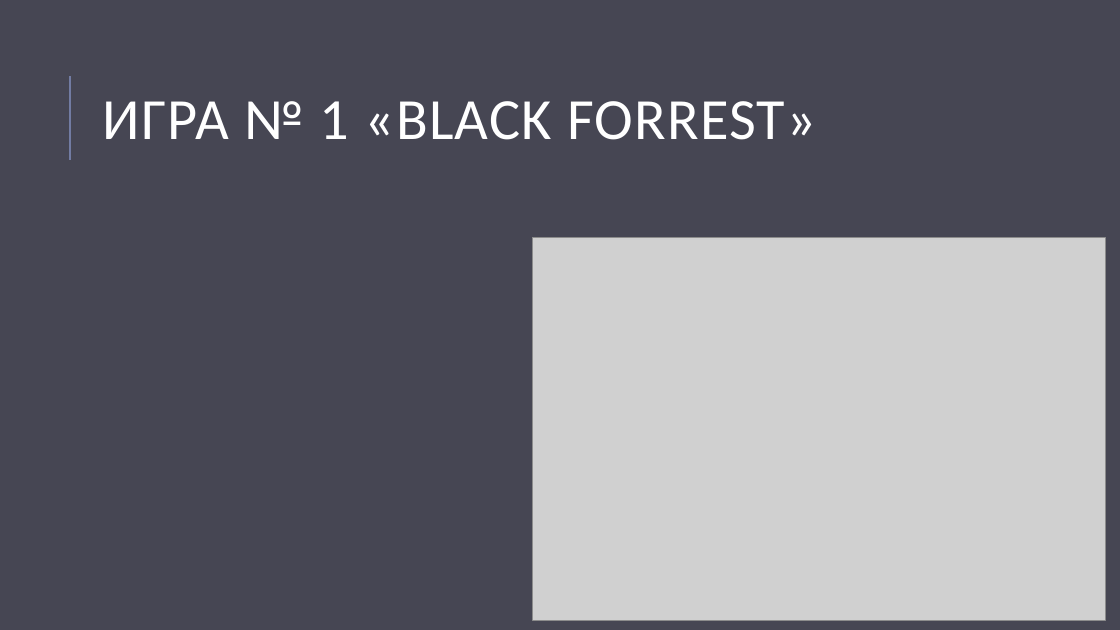
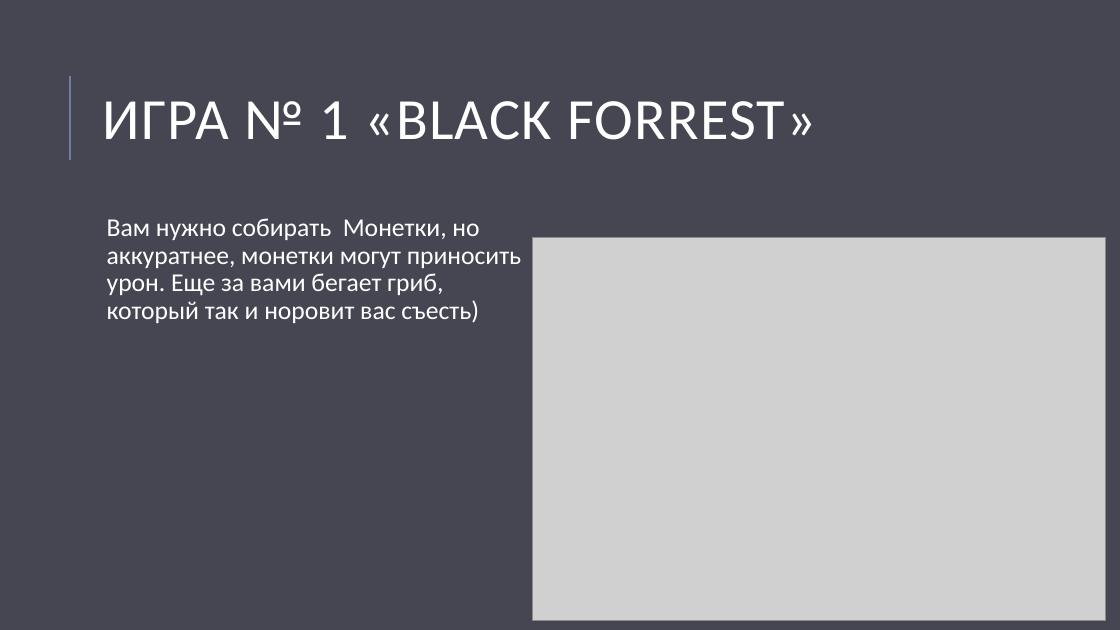
Before and after one commit to git21git/ProjectPyGame, a slide deck: slide 4 of Презентация PyGame.pptx. Drawn at 1120x630 pixels with LibreOffice and Linux fonts; fonts in the diff are those of the drawing; grey boxes stand for pictures. Boxes give left, top, right and bottom in pixels: in the first picture for what was removed or moved away, otherwise in the second. Text is boxed around its words. In the diff, an @@ line names an element or a change of style, - is before the commit and + after.

```diff
--- a/Презентация PyGame.pptx
+++ b/Презентация PyGame.pptx
@@ text added at (107, 218, 521, 323), 22 pt, text #FFFFFF @@
+  Вам нужно собирать Монетки, но аккуратнее, монетки могут приносить урон. Еще за вами бегает гриб, который так и норовит вас съесть)
```
Also in this commit, not shown: 4 other slides changed, 1 other file.
